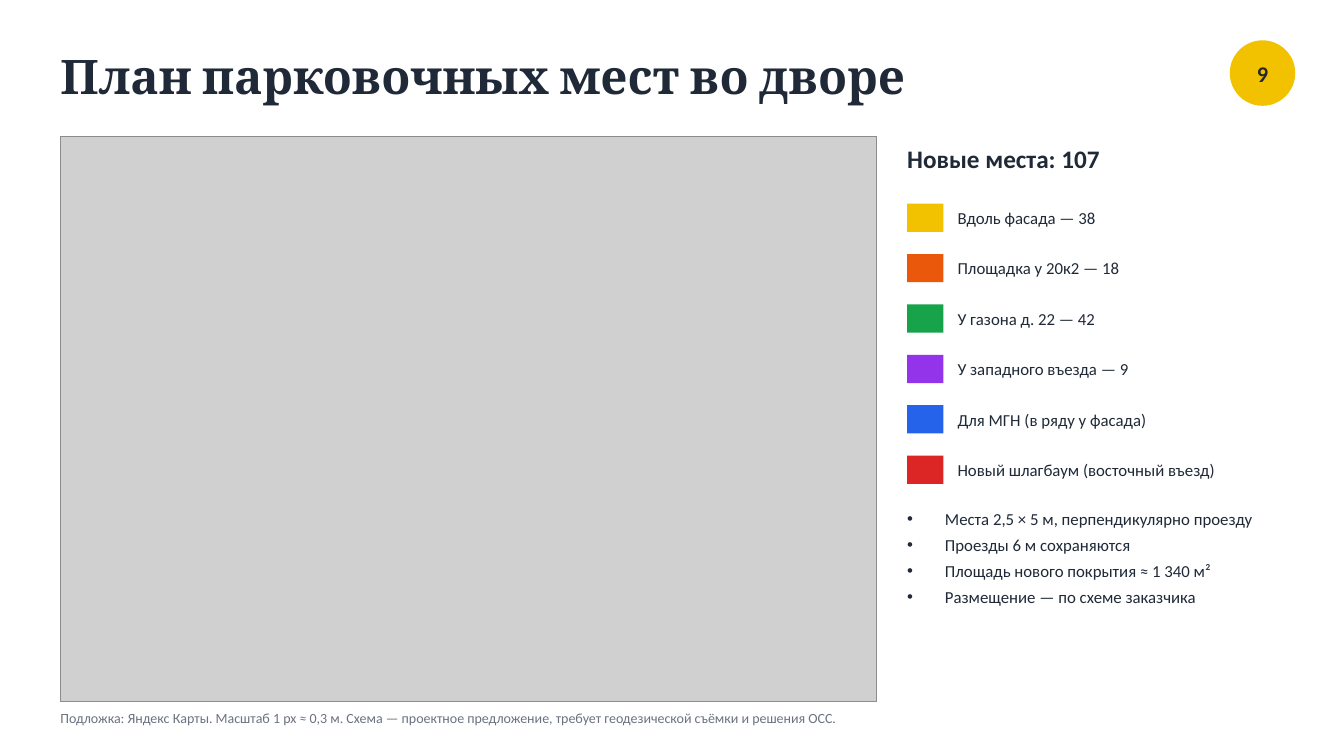
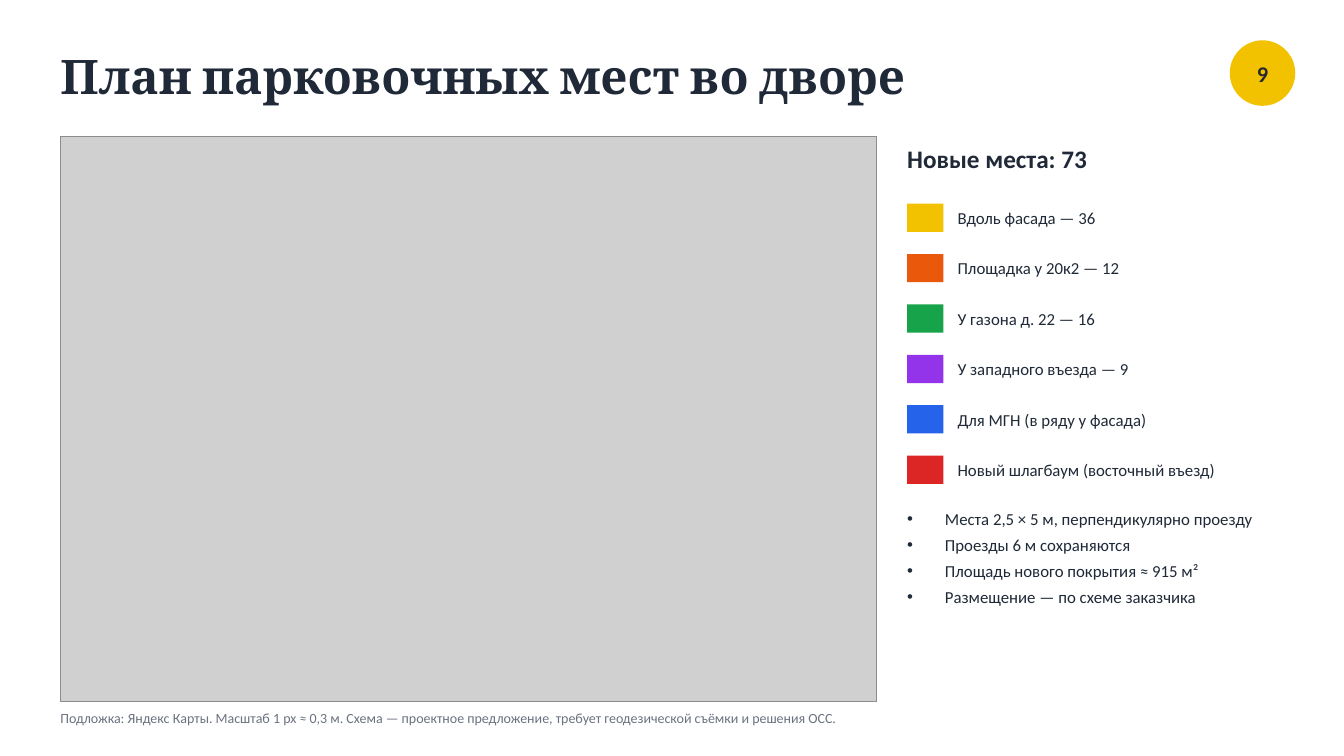
Before and after one commit to shortisshow-prog/mirigrushek, a slide deck: slide 9 of parking/Парковка_Нахимова_20.pptx. Drawn at 1344x756 pixels with LibreOffice and Linux fonts; fonts in the diff are those of the drawing; grey boxes stand for pictures. Boxes give left, top, right and bottom in pixels: in the first picture for what was removed or moved away, otherwise in the second. Text is boxed around its words. In the diff, an @@ line names an element or a change of style, - is before the commit and + after.

```diff
--- a/parking/Парковка_Нахимова_20.pptx
+++ b/parking/Парковка_Нахимова_20.pptx
@@ text at bbox=[907, 151, 1087, 168]: text changed @@
-Новые места: 107
+Новые места: 73
@@ text at bbox=[958, 212, 1095, 227]: text changed @@
-Вдоль фасада — 38
+Вдоль фасада — 36
@@ text at bbox=[958, 263, 1119, 277]: text changed @@
-Площадка у 20к2 — 18
+Площадка у 20к2 — 12
@@ text at bbox=[958, 313, 1095, 328]: text changed @@
-У газона д. 22 — 42
+У газона д. 22 — 16
@@ text at bbox=[945, 564, 1198, 580]: text changed @@
-• Площадь нового покрытия ≈ 1 340 м²
+• Площадь нового покрытия ≈ 915 м²
```
Also in this commit, not shown: 7 other slides changed, 1 slide added, 3 other files.
